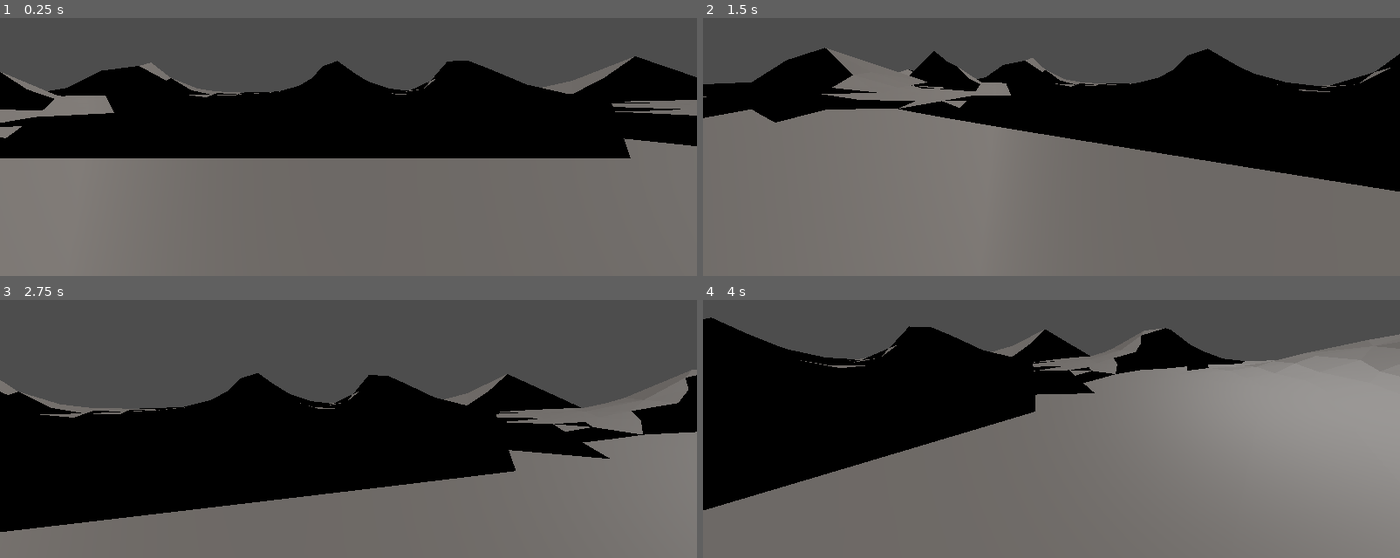
Above: before the commit, frames 1-4 (two rows, left to right).
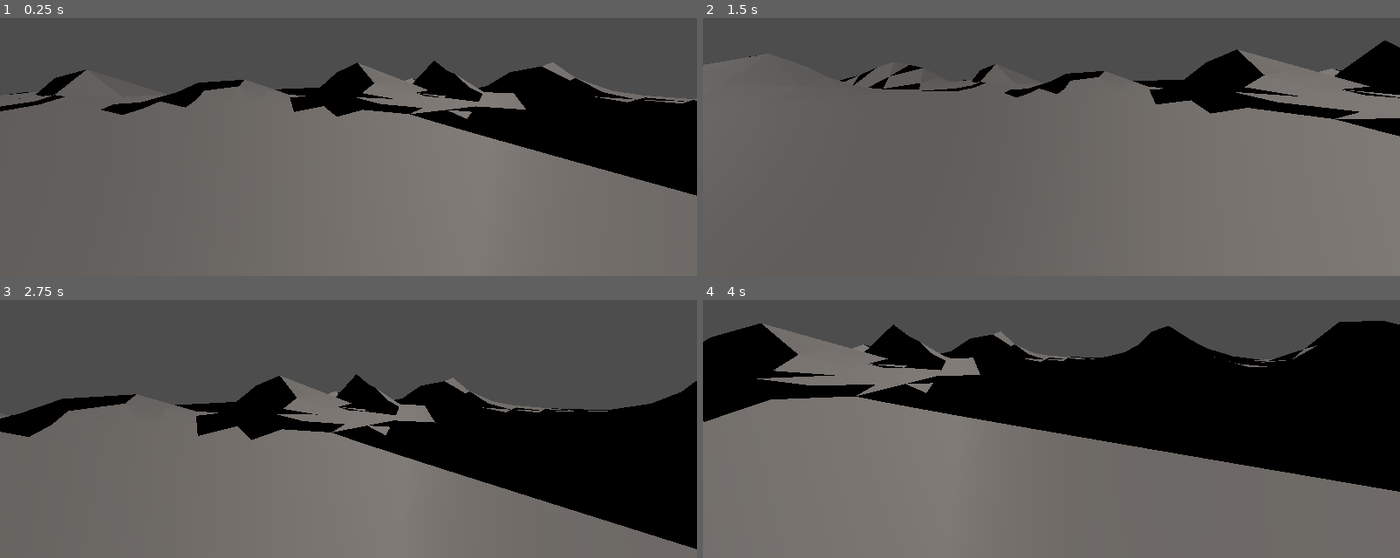
Above: after the commit, the same moments.

Repository: vojta-lesny/Prvni_pokus
Game: Godot game, scene res://Krajiny/level_1.tscn
Two runs of this game, one before a commit and one after it. Both use one fixed random seed, a clock stepped at 60 frames per second and the inputs below. The project has no main scene, so this scene is started directly.
Inputs (mouse positions are in pixels of both pictures, inside the frame that each line leads up to):
- Up to frame 1 (0.25 s): no input
- Up to frame 2 (1.5 s): move the mouse to (1086, 79) at 0.52 s; tap A (doleva) at 0.6 s; tap Enter at 1.25 s; move the mouse to (1016, 82) at 1.27 s; tap D (doprava) at 1.35 s
- Up to frame 3 (2.75 s): tap Space (skoc) at 2 s; move the mouse to (362, 354) at 2.02 s; tap W (dopredu) at 2.1 s
- Up to frame 4 (4 s): move the mouse to (1044, 369) at 2.77 s; tap S (dozadu) at 2.85 s; tap Enter at 3.5 s; move the mouse to (1100, 367) at 3.52 s; tap Space (skoc) at 3.6 s

The runs differ from the first frame. In frame 1, 32% of the frame differs, in the area x 0-100%, y 14-100%; in frame 2, 37%; in frame 3, 35%; in frame 4, 40%, in the area x 0-100%, y 6-92%.

Commit message:
posunul jsem hráče

Diff:
--- a/Hra/Krajiny/level_1.tscn
+++ b/Hra/Krajiny/level_1.tscn
@@ -12,4 +12,4 @@
 transform = Transform3D(1, 0, 0, 0, 1, 0, 0, 0, 1, 0, 27.6747, 0)
 
 [node name="Hrac" parent="." instance=ExtResource("2_bdcxk")]
-transform = Transform3D(1, 0, 0, 0, 1, 0, 0, 0, 1, -1.96088, 2.67336, 8.63463)
+transform = Transform3D(0.253235, 0, 0.967405, 0, 1, 0, -0.967405, 0, 0.253235, -1.96088, 2.67336, 8.63463)
